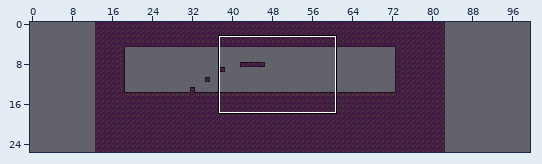
Tiled map: Assets/Maps/lvl2.tmx. The first picture is a wide view before the edit; the outline marks the close-up.
Close-up. Old version:
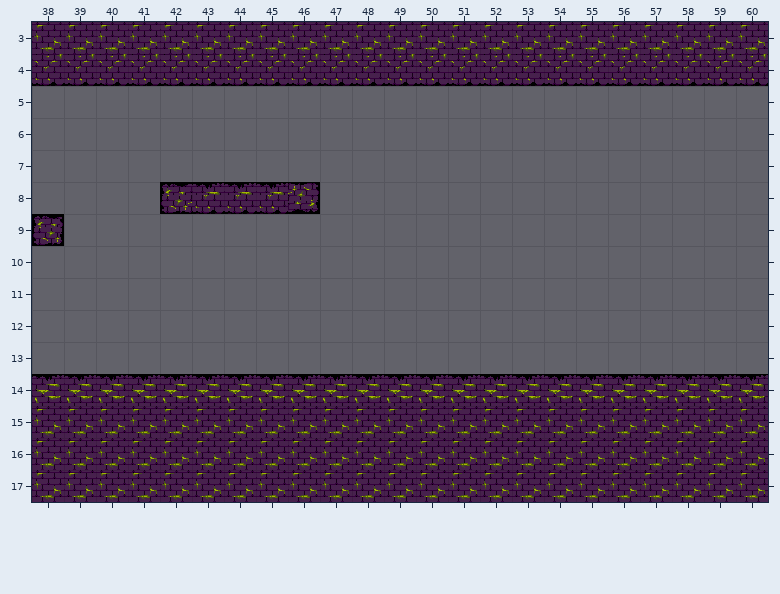
Cells are 32x32 px. Shown: x 38..60, y 3..17. The commit also changed other parts of the map, which this record leaves out. The old version is drawn lined up with the new one.
Once edited:
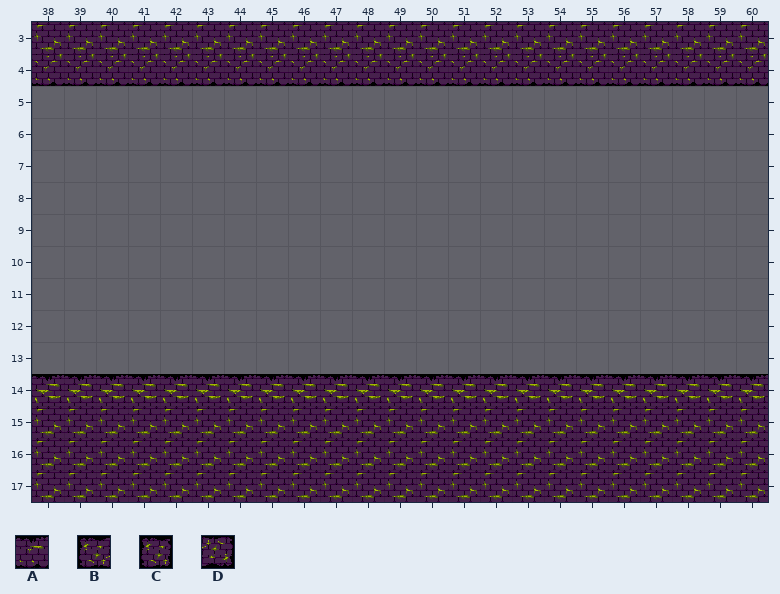
Key: from "Titles suelo2": A 3, B 9, C 10, D 11.
_ is an empty cell.
Edits made:
map size 70x26 -> 100x26 cells (old content now starts at 13,0; both pictures use the new coordinates)
Layer "Capa de Patrones 1":
y 8: x 42..46 BAAAD -> _____
y 9: x 38 C -> _
Pixel boxes of the changes (left, top, right, bottom) in both close-ups:
removed: (160, 182, 320, 214)
removed: (32, 214, 64, 246)
